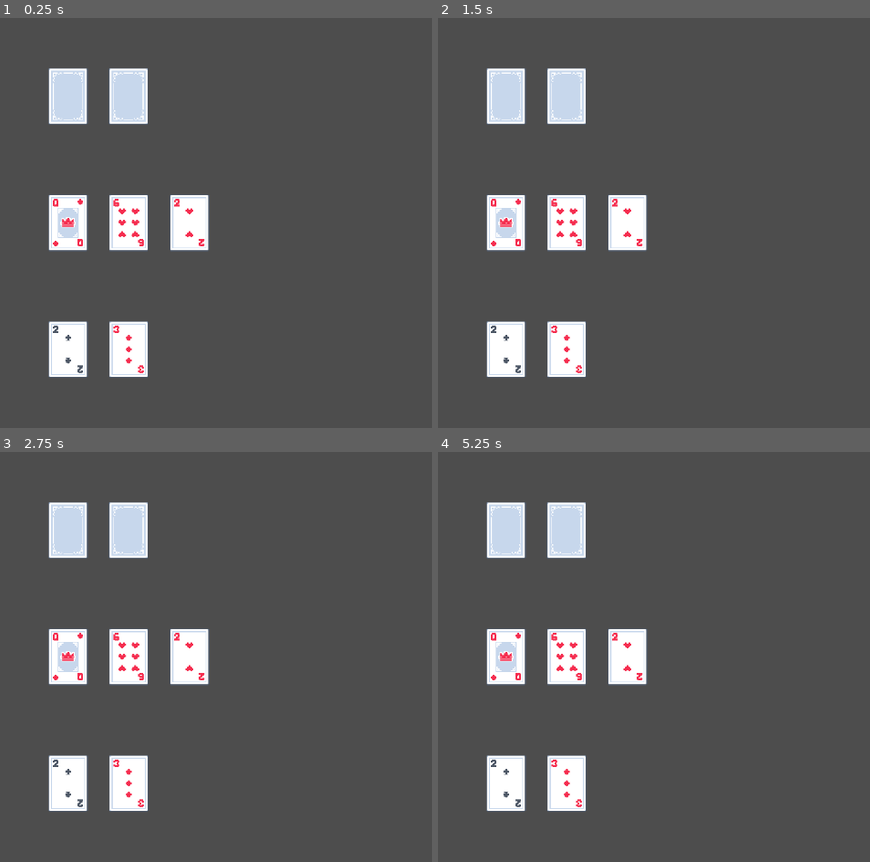
Above: before the commit, frames 1-4 (two rows, left to right).
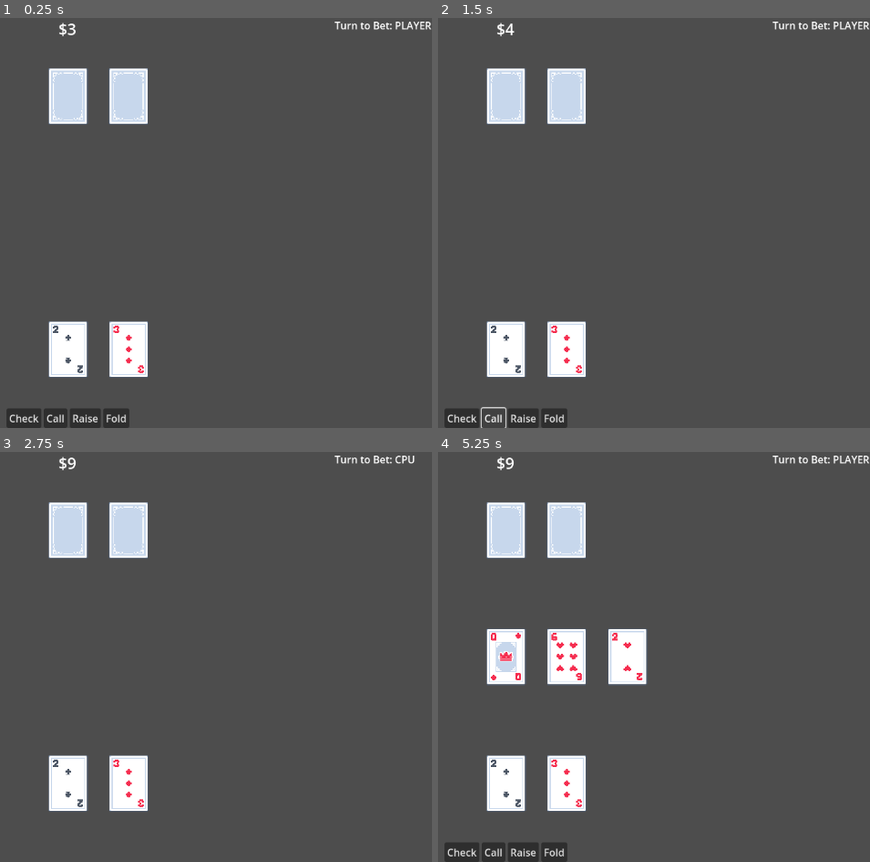
Above: after the commit, the same moments.

Repository: david8zhang/cat-poker
Game: Godot game, scene res://scenes/Main.tscn
The game is run twice, just before and just after one commit, with the same random seed, the same clock (stepped at 60 frames per second) and the same inputs.
Inputs (mouse positions are in pixels of both pictures, inside the frame that each line leads up to):
- Up to frame 1 (0.25 s): no input
- Up to frame 2 (1.5 s): click (463, 419) at 0.5 s, where only the run after the commit has a clickable "Check"; click (494, 419) at 1.25 s, where only the run after the commit has a clickable "Call"
- Up to frame 3 (2.75 s): click (86, 853) at 2 s, where only the run after the commit has a clickable "Raise"
- Up to frame 4 (5.25 s): tap Enter at 2.75 s; click (554, 853) at 3.5 s, where only the run after the commit has a clickable "Fold"; click (463, 853) at 4.25 s, where only the run after the commit has a clickable "Check"; tap Space at 5 s

The runs differ from the first frame. In frame 1, 5.1% of the frame differs, in the area x 1-100%, y 0-100%; in frame 2, 5.0%; in frame 3, 3.9%; in frame 4, 1.4%.

Commit message:
implement basic betting

Diff:
--- a/prefabs/CPU.tscn
+++ b/prefabs/CPU.tscn
@@ -1,8 +1,6 @@
-[gd_scene load_steps=3 format=3 uid="uid://cfv4qj050cb5i"]
+[gd_scene load_steps=2 format=3 uid="uid://cfv4qj050cb5i"]
 
-[ext_resource type="Script" path="res://scripts/CardPlayer.gd" id="1_sdcjv"]
-[ext_resource type="PackedScene" uid="uid://c60wlqcbrkrbo" path="res://prefabs/Card.tscn" id="2_66qpi"]
+[ext_resource type="Script" path="res://scripts/CPUCardPlayer.gd" id="1_wxyct"]
 
 [node name="CPU" type="Node2D"]
-script = ExtResource("1_sdcjv")
-card_scene = ExtResource("2_66qpi")
+script = ExtResource("1_wxyct")
--- a/prefabs/Player.tscn
+++ b/prefabs/Player.tscn
@@ -1,8 +1,6 @@
-[gd_scene load_steps=3 format=3 uid="uid://xs87hn7rxkh5"]
+[gd_scene load_steps=2 format=3 uid="uid://xs87hn7rxkh5"]
 
-[ext_resource type="Script" path="res://scripts/CardPlayer.gd" id="1_cb2ps"]
-[ext_resource type="PackedScene" uid="uid://c60wlqcbrkrbo" path="res://prefabs/Card.tscn" id="2_h0bao"]
+[ext_resource type="Script" path="res://scripts/PlayerCardPlayer.gd" id="1_sy67i"]
 
 [node name="Player" type="Node2D"]
-script = ExtResource("1_cb2ps")
-card_scene = ExtResource("2_h0bao")
+script = ExtResource("1_sy67i")
--- a/project.godot
+++ b/project.godot
@@ -22,3 +22,4 @@
 [rendering]
 
 textures/canvas_textures/default_texture_filter=0
+textures/dpi/allow_hidpi=false
--- a/scenes/Main.tscn
+++ b/scenes/Main.tscn
@@ -12,5 +12,73 @@
 [node name="Camera2D" type="Camera2D" parent="."]
 
 [node name="Player" parent="." instance=ExtResource("2_5ghjy")]
+card_scene = ExtResource("2_bq42j")
 
 [node name="CPU" parent="." instance=ExtResource("3_nuusr")]
+card_scene = ExtResource("2_bq42j")
+
+[node name="CanvasLayer" type="CanvasLayer" parent="."]
+
+[node name="PlayerActionButtons" type="HBoxContainer" parent="CanvasLayer"]
+anchors_preset = 7
+anchor_left = 0.5
+anchor_top = 1.0
+anchor_right = 0.5
+anchor_bottom = 1.0
+offset_left = -59.5
+offset_top = -40.0
+offset_right = 59.5
+grow_horizontal = 2
+grow_vertical = 0
+
+[node name="Check" type="Button" parent="CanvasLayer/PlayerActionButtons"]
+layout_mode = 2
+size_flags_horizontal = 4
+size_flags_vertical = 8
+text = "Check"
+
+[node name="Call" type="Button" parent="CanvasLayer/PlayerActionButtons"]
+layout_mode = 2
+size_flags_horizontal = 4
+size_flags_vertical = 8
+text = "Call
+"
+
+[node name="Raise" type="Button" parent="CanvasLayer/PlayerActionButtons"]
+layout_mode = 2
+size_flags_horizontal = 4
+size_flags_vertical = 8
+text = "Raise
+"
+
+[node name="Fold" type="Button" parent="CanvasLayer/PlayerActionButtons"]
+layout_mode = 2
+size_flags_horizontal = 4
+size_flags_vertical = 8
+text = "Fold"
+
+[node name="PotLabel" type="Label" parent="CanvasLayer"]
+anchors_preset = 5
+anchor_left = 0.5
+anchor_right = 0.5
+offset_left = -20.0
+offset_right = 20.0
+offset_bottom = 38.0
+grow_horizontal = 2
+theme_override_font_sizes/font_size = 25
+text = "$0"
+horizontal_alignment = 1
+
+[node name="TurnToBet" type="Label" parent="CanvasLayer"]
+anchors_preset = 1
+anchor_left = 1.0
+anchor_right = 1.0
+offset_left = -154.0
+offset_bottom = 26.0
+grow_horizontal = 0
+text = "Turn to Bet: PLAYER"
+
+[connection signal="button_up" from="CanvasLayer/PlayerActionButtons/Check" to="Player" method="_on_check_button_up"]
+[connection signal="pressed" from="CanvasLayer/PlayerActionButtons/Call" to="Player" method="_on_call_pressed"]
+[connection signal="pressed" from="CanvasLayer/PlayerActionButtons/Raise" to="Player" method="_on_raise_pressed"]
+[connection signal="pressed" from="CanvasLayer/PlayerActionButtons/Fold" to="Player" method="_on_fold_pressed"]
--- /dev/null
+++ b/scripts/CPUCardPlayer.gd
@@ -0,0 +1,8 @@
+class_name CPUCardPlayer
+extends CardPlayer
+
+func call_bet():
+	bet.emit(game.curr_player_bet)
+
+func blind_bet(amount):
+	game.blind_bet(amount, Game.Side.CPU)
--- a/scripts/CardPlayer.gd
+++ b/scripts/CardPlayer.gd
@@ -1,8 +1,16 @@
 class_name CardPlayer
 extends Node2D
 
+const STARTING_BANKROLL = 1000
 @export var card_scene: PackedScene
+@onready var game = get_node("/root/Game") as Game
+
 var cards_in_hand = []
+var curr_bankroll = STARTING_BANKROLL
+var is_dealer = false
+var curr_bet = 0
+
+signal bet(amount)
 
 func get_cards(cards):
 	var curr_pos = Vector2(0, 0)
@@ -20,3 +28,16 @@
 func display_hand():
 	for card in cards_in_hand:
 		card.show_card()
+
+func make_bet(amount):
+	curr_bankroll -= amount
+	bet.emit(amount)
+
+func check():
+	make_bet(0)
+
+func call_bet():
+	pass
+
+func blind_bet(_amount):
+	pass
--- a/scripts/Game.gd
+++ b/scripts/Game.gd
@@ -4,21 +4,41 @@
 var deck = []
 var communal_cards = []
 
-enum GAME_PHASE {
+enum GamePhase {
 	PREFLOP,
 	FLOP,
 	TURN,
 	RIVER
 }
 
+enum Side {
+	PLAYER,
+	CPU
+}
+
 @onready var player = $Player as CardPlayer
 @onready var cpu = $CPU as CardPlayer
+@onready var pot_label = get_node("/root/Game/CanvasLayer/PotLabel") as Label
+@onready var player_action_buttons = get_node("/root/Game/CanvasLayer/PlayerActionButtons") as HBoxContainer
+@onready var turn_to_bet_label = get_node("/root/Game/CanvasLayer/TurnToBet") as Label
+
 @export var card_scene: PackedScene
 
 const RANKS = ["02", "03", "04", "05", "06", "07", "08", "09", "10", "J", "Q", "A"]
 const SUITS = ["diamonds", "spades", "hearts", "clubs"]
 
+var side_to_act: Game.Side
+var pot = 0
+var curr_player_bet = 0
+var curr_cpu_bet = 0
+var curr_phase = GamePhase.PREFLOP
+var next_card_x_pos = 0
+
 func _ready():
+	# connect signals
+	player.bet.connect(on_player_bet)
+	cpu.bet.connect(on_cpu_bet)
+
 	# Initialize deck
 	for i in range(0, RANKS.size()):
 		for j in range(0, SUITS.size()):
@@ -36,23 +56,26 @@
 	# shuffle deck
 	deck.shuffle()
 
+	# Place blind bets
+	player.blind_bet(1)
+	cpu.blind_bet(2)
+
 	#deal cards
-	player.get_cards(deal(2))
-	cpu.get_cards(deal(2))
+	player.get_cards(draw_cards_from_deck(2))
+	cpu.get_cards(draw_cards_from_deck(2))
 	player.display_hand()
 
-	# Flop
-	deal_flop()
+	process_next_action(Side.PLAYER)
 
-func deal(num_cards: int):
+func draw_cards_from_deck(num_cards: int):
 	var cards = []
 	for i in range(0, num_cards):
 		cards.append(deck.pop_front())
 	return cards
 
-func deal_flop():
-	var card_pos = Vector2(0, 0)
-	var flop_cards = deal(3)
+func deal_cards_on_table(num_cards):
+	var card_pos = Vector2(next_card_x_pos, 0)
+	var flop_cards = draw_cards_from_deck(num_cards)
 	for c in flop_cards:
 		var card = card_scene.instantiate() as Card
 		card.rank = c.rank
@@ -60,5 +83,92 @@
 		card.global_position = card_pos
 		communal_cards.append(card)
 		add_child(card)
-		card_pos.x += card.sprite.texture.get_width() * 1.5
+		next_card_x_pos += card.sprite.texture.get_width() * 1.5
+		card_pos = Vector2(next_card_x_pos, 0)
 		card.show_card()
+
+func process_next_action(next_side_to_act):
+	self.side_to_act = next_side_to_act
+	turn_to_bet_label.text = "Turn to Bet: PLAYER" if next_side_to_act == Side.PLAYER else "Turn to Bet: CPU"
+	if self.side_to_act == Game.Side.CPU:
+		player_action_buttons.hide()
+		var timer = Timer.new()
+		timer.autostart = true
+		timer.wait_time = 3
+		timer.one_shot = true
+		var on_timeout = Callable(self, "handle_cpu_action")
+		timer.connect("timeout", on_timeout)
+		add_child(timer)
+	if self.side_to_act == Game.Side.PLAYER:
+		player_action_buttons.show()
+
+func on_bet(side: Game.Side, amount):
+	# pot_label.text = "$" + str(pot)
+	if side == Game.Side.CPU:
+		curr_cpu_bet = amount
+		# CPU raise or
+		if curr_cpu_bet > curr_player_bet or amount == 0:
+			process_next_action(Game.Side.PLAYER)
+		# CPU call
+		elif curr_cpu_bet == curr_player_bet:
+			var callable = Callable(self, "go_to_next_phase")
+			delay_action(callable, 2)
+
+	else:
+		curr_player_bet = amount
+		# Player raise or check
+		if curr_player_bet > curr_cpu_bet or amount == 0:
+			process_next_action(Game.Side.CPU)
+		# Player call
+		elif curr_player_bet == curr_cpu_bet:
+			var callable = Callable(self, "go_to_next_phase")
+			delay_action(callable, 2)
+
+	# Update the pot
+	pot_label.text = "$" + str(curr_player_bet + curr_cpu_bet + pot)
+
+
+func delay_action(callable, time):
+	var timer = Timer.new()
+	timer.autostart = true
+	timer.wait_time = time
+	timer.one_shot = true
+	timer.connect("timeout", callable)
+	add_child(timer)
+
+func on_player_bet(amount):
+	on_bet(Game.Side.PLAYER, amount)
+
+func on_cpu_bet(amount):
+	on_bet(Game.Side.CPU, amount)
+
+func go_to_next_phase():
+	pot += curr_player_bet + curr_cpu_bet
+	curr_player_bet = 0
+	curr_cpu_bet = 0
+	if curr_phase == GamePhase.PREFLOP:
+		deal_cards_on_table(3)
+		curr_phase = GamePhase.FLOP
+		process_next_action(Side.PLAYER)
+	elif curr_phase == GamePhase.FLOP:
+		deal_cards_on_table(1)
+		curr_phase = GamePhase.TURN
+		process_next_action(Side.PLAYER)
+	elif curr_phase == GamePhase.TURN:
+		deal_cards_on_table(1)
+		curr_phase = GamePhase.RIVER
+		process_next_action(Side.PLAYER)
+
+func handle_cpu_action():
+	print("Went here!")
+	if curr_player_bet == 0:
+		cpu.check()
+	else:
+		cpu.call_bet()
+
+func blind_bet(amount, side: Game.Side):
+	if side == Side.PLAYER:
+		curr_player_bet = amount
+	elif side == Side.CPU:
+		curr_cpu_bet = amount
+	pot_label.text = "$" + str(curr_player_bet + curr_cpu_bet + pot)
--- /dev/null
+++ b/scripts/PlayerCardPlayer.gd
@@ -0,0 +1,22 @@
+class_name PlayerCardPlayer
+extends CardPlayer
+
+func _on_check_button_up():
+	# Can only check if CPU has not placed a bet yet
+	if game.curr_cpu_bet == 0:
+		check()
+
+func _on_call_pressed():
+	call_bet()
+
+func _on_raise_pressed():
+	make_bet(game.curr_cpu_bet + 5) # raise 5
+
+func _on_fold_pressed():
+	pass # Replace with function body.
+
+func call_bet():
+	bet.emit(game.curr_cpu_bet)
+
+func blind_bet(amount):
+	game.blind_bet(amount, Game.Side.PLAYER)
